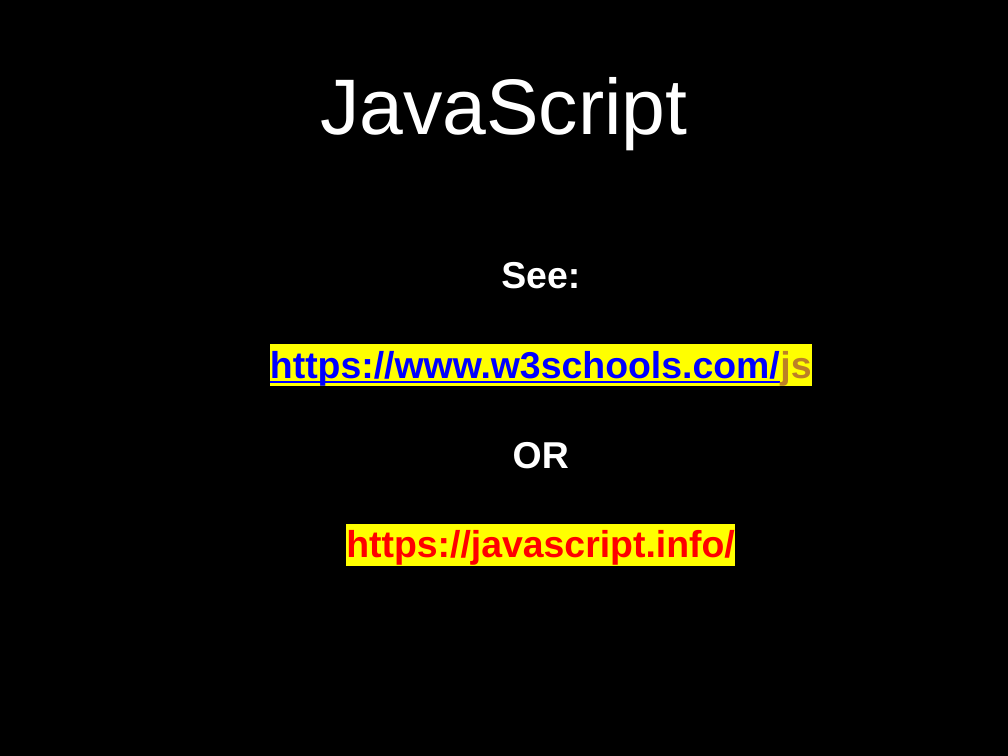
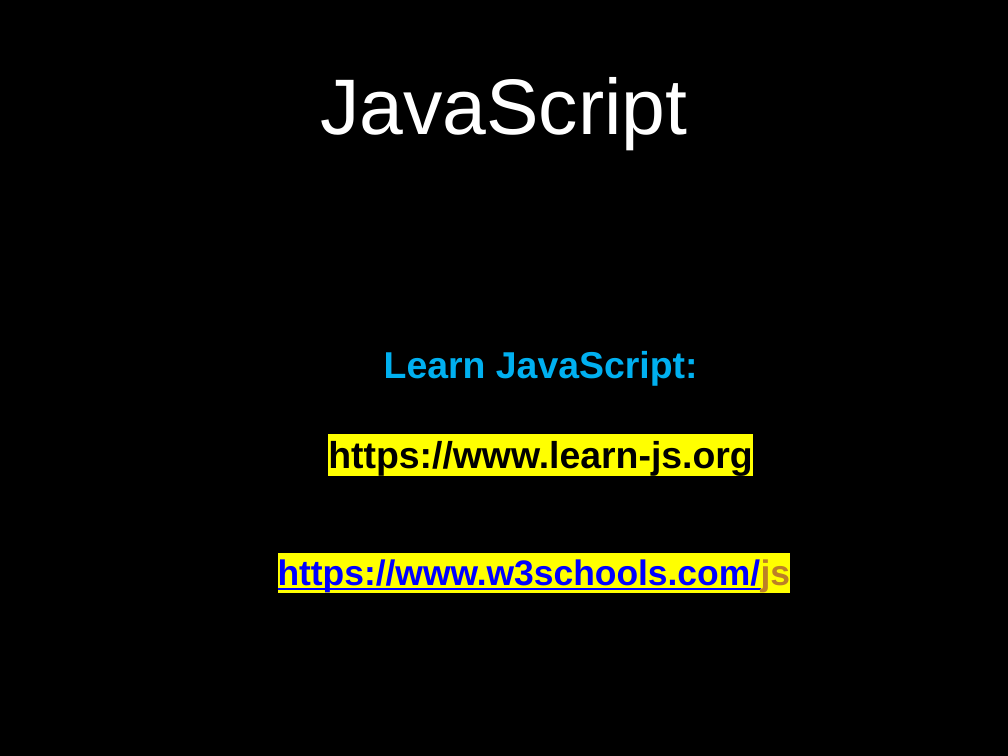
Before and after one commit to petereijgermans11/frontend-cursus, a slide deck: slide 1 of frontend-cursus/ 3 - JavaScript Tutorial.pptx. Drawn at 1008x756 pixels with LibreOffice and Linux fonts; fonts in the diff are those of the drawing. Boxes give left, top, right and bottom in pixels: in the first picture for what was removed or moved away, otherwise in the second. Text is boxed around its words. In the diff, an @@ line names an element or a change of style, - is before the commit and + after.

Commit message:
changed basic javascript
changed basic javascript

```diff
--- a/frontend-cursus/ 3 - JavaScript Tutorial.pptx
+++ b/frontend-cursus/ 3 - JavaScript Tutorial.pptx
@@ text at (x1=328, y1=351, x2=752, y2=475): text changed; text colour #0000FF to #000000 @@
-See:
-https://www.w3schools.com/js
-OR
-https://javascript.info/
+Learn JavaScript:
+https://www.learn-js.org
@@ text added at (x1=278, y1=557, x2=791, y2=592), 36 pt, text #0000FF, bold, underline @@
+https://www.w3schools.com/js
```
Also in this commit, not shown: 1 slide added, 2 other files.
